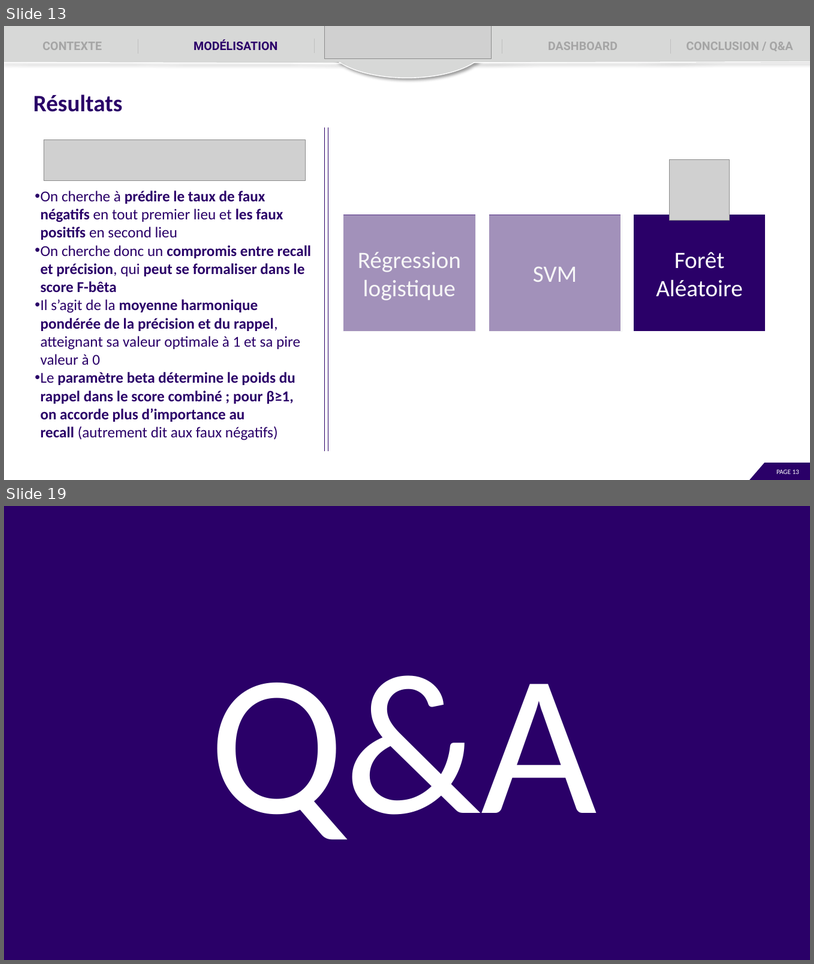
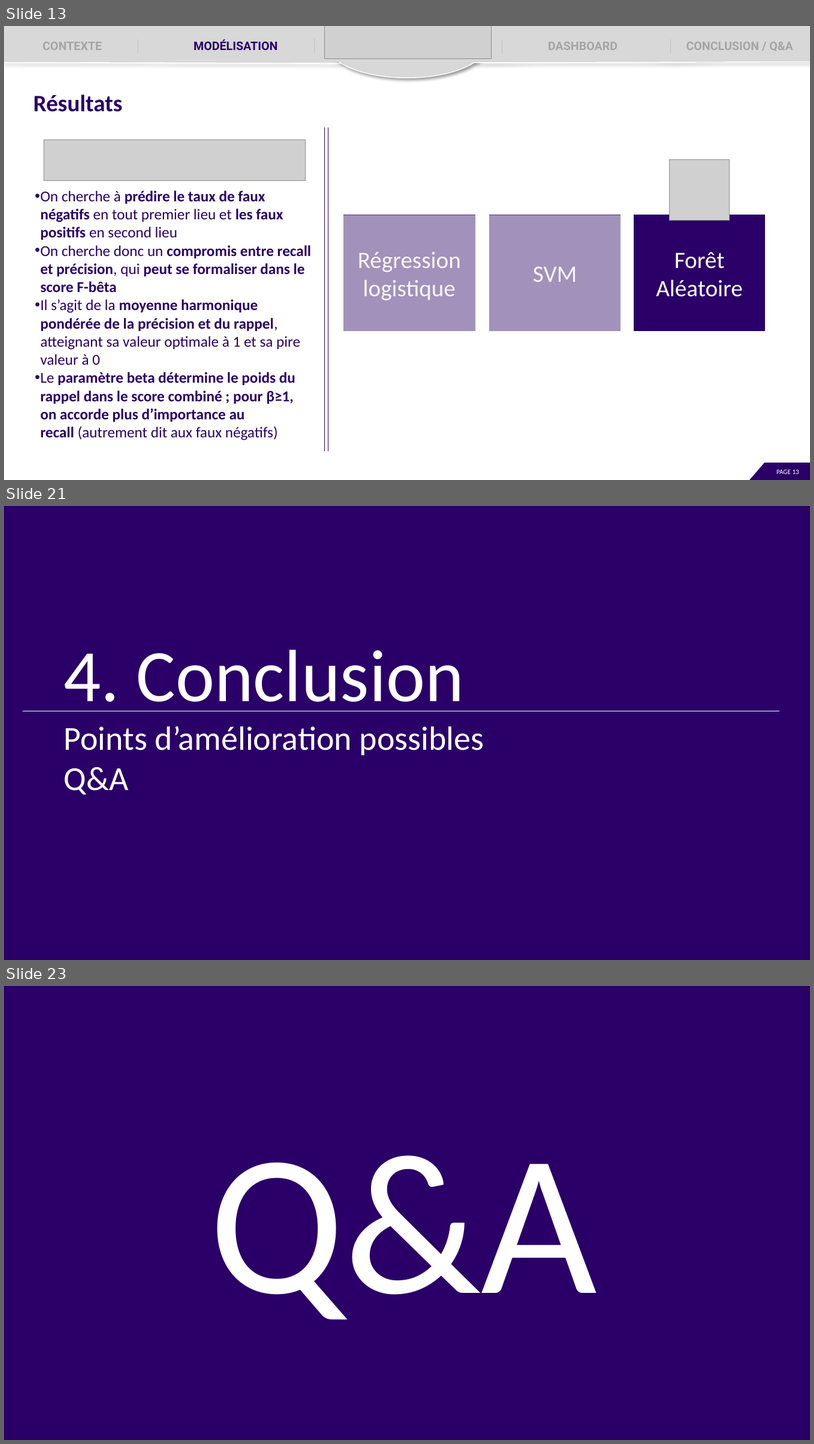
Before and after one commit to EtudiantOC2/implement_scoring_model_v2, a slide deck: evaluation/P7_Presentation.pptx. Shown one above the other, each under a label of ours: slides 13 and 19 before the commit, slides 13, 21 and 23 after it; the slides between them are not shown. The pictures are 814x964 and 814x1444 pixels, drawn with LibreOffice and Linux fonts; fonts in the diff are those of the drawing; grey boxes stand for pictures. Boxes give left, top, right and bottom in pixels: in the first picture for what was removed or moved away, otherwise in the second. Text is boxed around its words. In the diff, an @@ line names an element or a change of style, - is before the commit and + after.

```diff
--- a/evaluation/P7_Presentation.pptx
+++ b/evaluation/P7_Presentation.pptx
@@ slide 21 added at <box>4,506,810,960</box>, background #FFFFFF @@
@@ rectangle added at <box>4,506,810,960</box>, fill #2A0068, outline #2A0068 1 pt, 40 pt, text #FFFFFF @@
+4. Conclusion
+Points d’amélioration possibles
+Q&A
@@ line added from (23, 711) to (780, 711), #FFFFFF 0.5 pt @@
@@ rectangle added at <box>750,943,810,960</box>, fill #2A0068, outline #2A0068 1 pt @@
@@ right triangle added at <box>750,939,767,959</box>, fill #FFFFFF, outline #FFFFFF 1 pt @@
@@ what was slide 19 is now slide 23 @@
```
Also in this commit, not shown: 4 slides changed, 5 other slides added, 2 slides removed, 1 other file.
